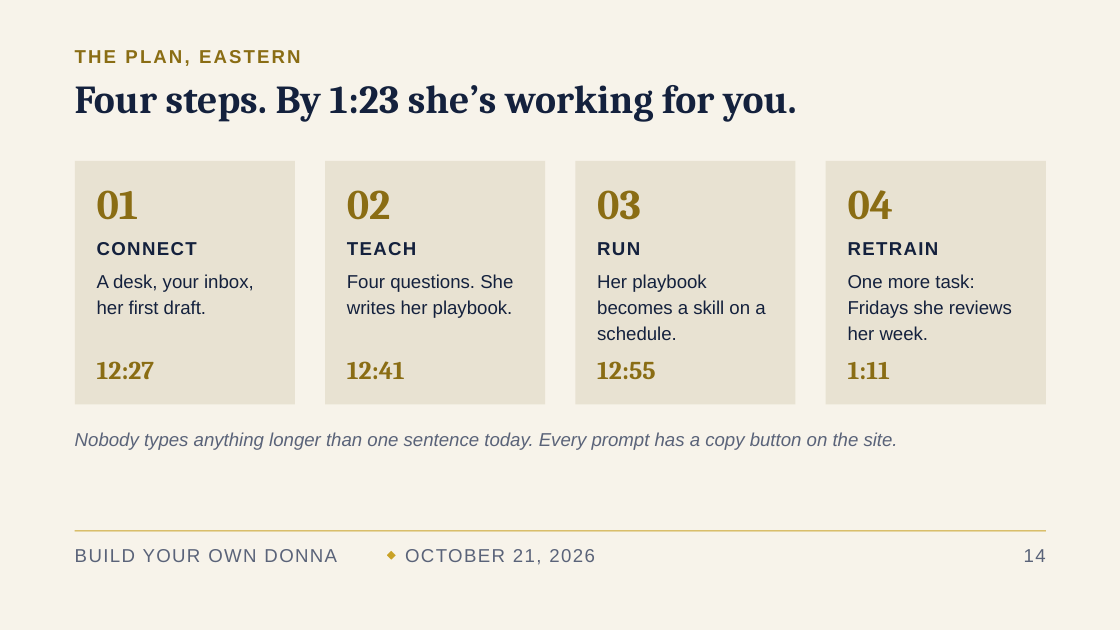
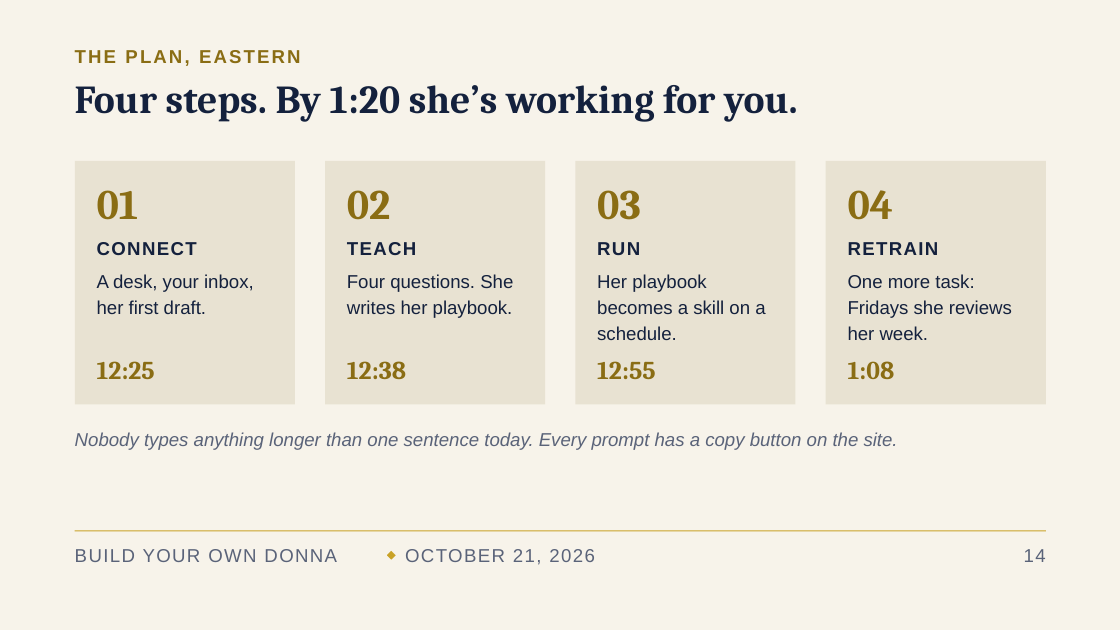
Before and after one commit to denisekgosnell/Donna, a slide deck: slide 15 of decks/build-your-own-donna-v3.pptx. Drawn at 1120x630 pixels with LibreOffice and Linux fonts; fonts in the diff are those of the drawing. Boxes give left, top, right and bottom in pixels: in the first picture for what was removed or moved away, otherwise in the second. Text is boxed around its words. In the diff, an @@ line names an element or a change of style, - is before the commit and + after.

```diff
--- a/decks/build-your-own-donna-v3.pptx
+++ b/decks/build-your-own-donna-v3.pptx
@@ text at bbox=[75, 85, 798, 122]: text changed @@
-Four steps. By 1:23 she’s working for you.
+Four steps. By 1:20 she’s working for you.
@@ text at bbox=[97, 361, 155, 379]: text changed @@
-12:27
+12:25
@@ text at bbox=[347, 361, 406, 379]: text changed @@
-12:41
+12:38
@@ text at bbox=[848, 361, 895, 379]: text changed @@
-1:11
+1:08
```
Also in this commit, not shown: 7 other slides changed, 13 other files.
